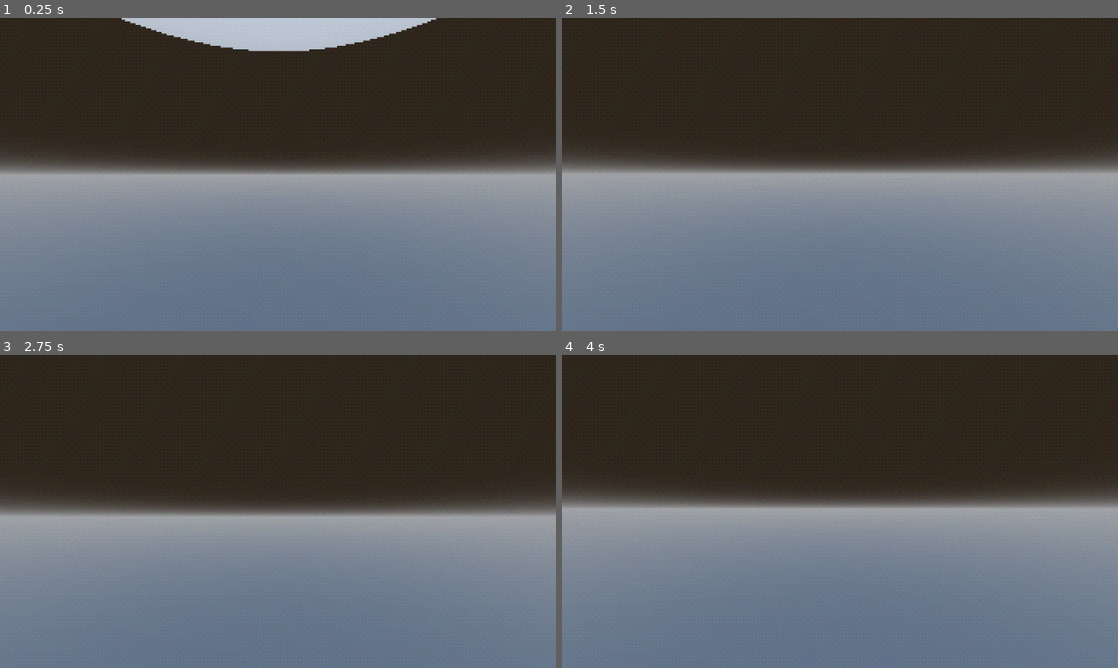
Above: before the commit, frames 1-4 (two rows, left to right).
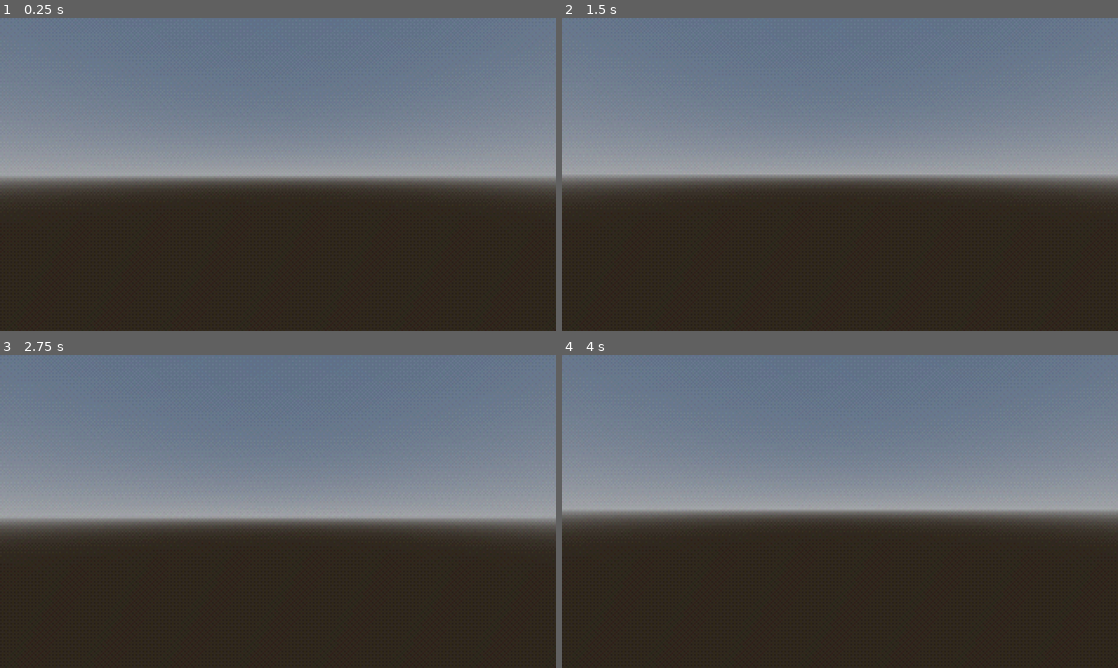
Above: after the commit, the same moments.

Repository: cellos51/panathalium
Game: Godot game, scene res://scenes/game/game.tscn
The game is run twice, just before and just after one commit, with the same random seed, the same clock (stepped at 60 frames per second) and the same inputs.
Inputs (mouse positions are in pixels of both pictures, inside the frame that each line leads up to):
- Up to frame 1 (0.25 s): no input
- Up to frame 2 (1.5 s): move the mouse to (867, 174) at 0.52 s; hold Shift (sprint) 0.53-1.28 s; hold W (move_forward) from 0.53 s (still down); tap Enter at 1.25 s; move the mouse to (812, 174) at 1.27 s; tap Shift (sprint) at 1.35 s
- Up to frame 3 (2.75 s): keep holding W (move_forward); tap Space at 2 s; move the mouse to (289, 505) at 2.02 s; hold Shift (sprint) from 2.03 s (still down)
- Up to frame 4 (4 s): keep holding W (move_forward); tap Enter at 2.75 s; move the mouse to (834, 517) at 2.77 s; release Shift (sprint) at 2.78 s; tap Shift (sprint) at 2.85 s; tap Space at 3.5 s; move the mouse to (878, 514) at 3.52 s; hold Shift (sprint) from 3.53 s (still down)

The runs differ from the first frame. In frame 1, 99% of the frame differs, in the area x 0-100%, y 0-100%; in frame 2, 99%; in frame 3, 99%; in frame 4, 99%.

Commit message:
texturesfolder

Diff:
--- a/objects/player/player.gd
+++ b/objects/player/player.gd
@@ -7,7 +7,7 @@
 
 @onready var gameNode = get_node("/root/Game")
 
-var gravity = Vector3(0, 1, 0)
+var gravity = Vector3(0, -1, 0)
 var alignedTransform = Transform3D()
 
 var mouse = Vector2()
Renamed: icon.svg -> textures/icon.svg
Not shown, changed: textures/icon.svg.import
